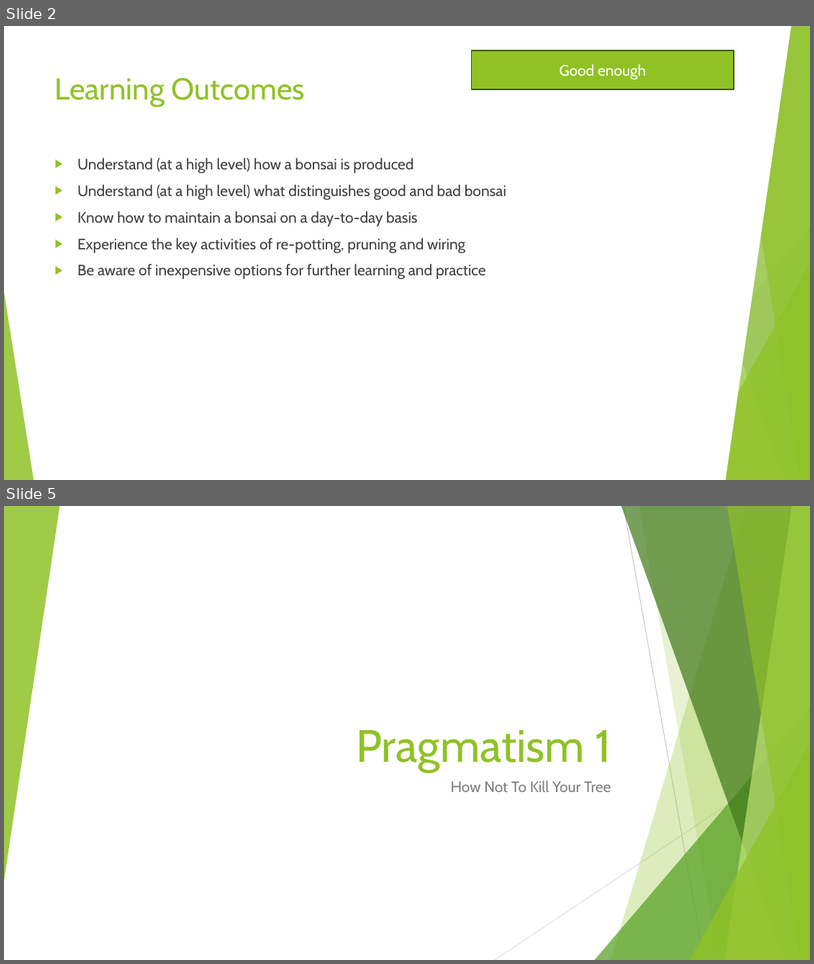
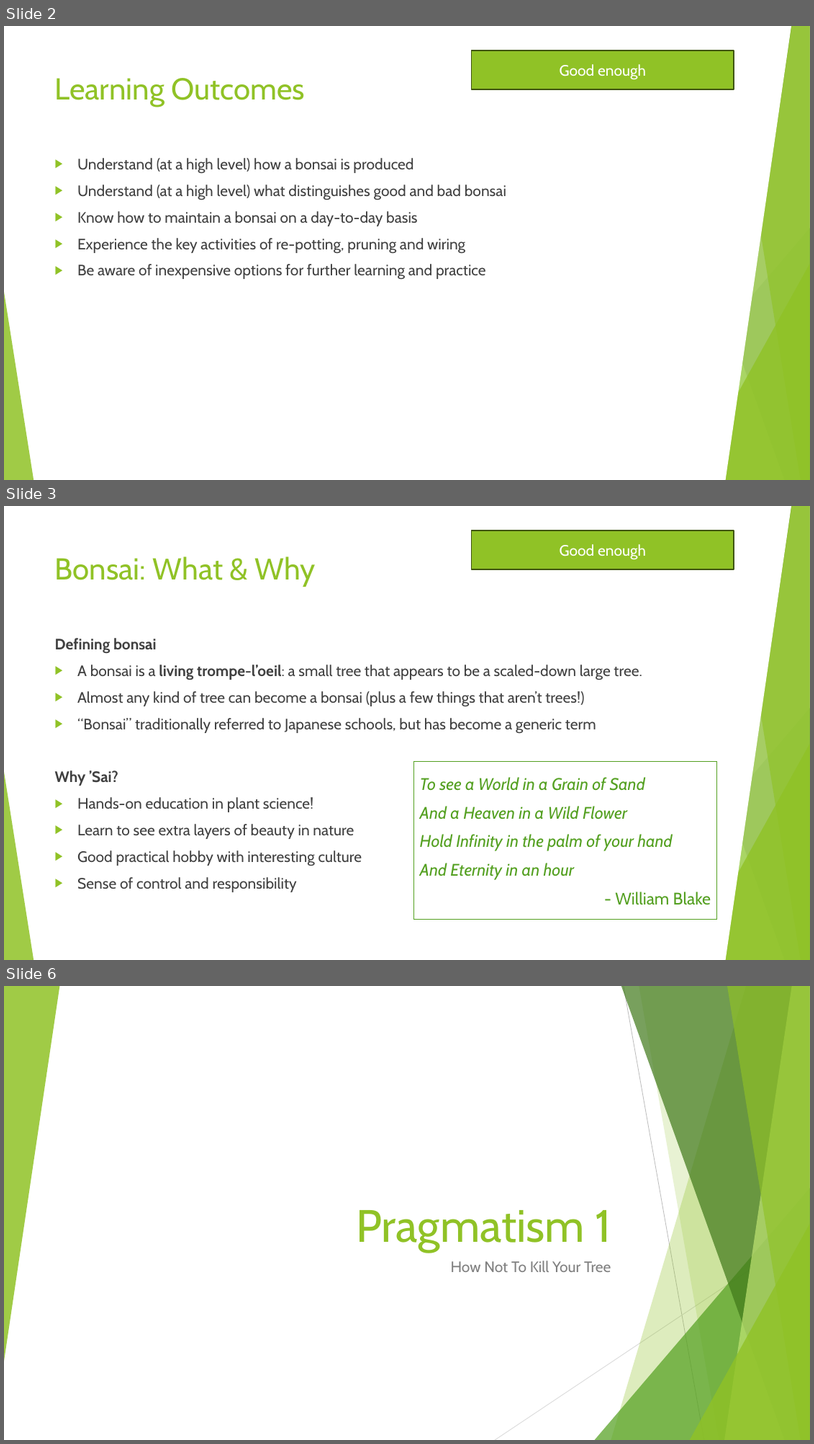
Before and after one commit to AlexLabram/Bonsai, a slide deck: WGCourse/Bonsai On A Budget (running).pptx. Shown one above the other, each under a label of ours: slides 2 and 5 before the commit, slides 2, 3 and 6 after it; the slides between them are not shown. The pictures are 814x964 and 814x1444 pixels, drawn with LibreOffice and Linux fonts; fonts in the diff are those of the drawing. Boxes give left, top, right and bottom in pixels: in the first picture for what was removed or moved away, otherwise in the second. Text is boxed around its words. In the diff, an @@ line names an element or a change of style, - is before the commit and + after.

Commit message:
Added "Bonsai: What & Why" slide

```diff
--- a/WGCourse/Bonsai On A Budget (running).pptx
+++ b/WGCourse/Bonsai On A Budget (running).pptx
@@ slide 3 added at bbox=[4, 506, 810, 960], background #FFFFFF; not listed: 10 template elements that a slide beside it also shows @@
@@ parallelogram added at bbox=[456, 506, 791, 960], fill #FFFFFF, outline #FFFFFF 1.5 pt @@
@@ rectangle added at bbox=[471, 530, 734, 569], fill #90C226, outline #3F5511 1.5 pt, 18 pt, text #FFFFFF @@
+Good enough
@@ title added at bbox=[55, 556, 316, 587], 36 pt, text #90C226 @@
+Bonsai: What & Why
@@ text added at bbox=[55, 638, 642, 892], 18 pt, text #404040 @@
+Defining bonsai
+▶ A bonsai is a living trompe-l’oeil: a small tree that appears to be a scaled-down large tree.
+▶ Almost any kind of tree can become a bonsai (plus a few things that aren’t trees!)
+▶ “Bonsai” traditionally referred to Japanese schools, but has become a generic term
+Why ’Sai?
+▶ Hands-on education in plant science!
+▶ Learn to see extra layers of beauty in nature
+▶ Good practical hobby with interesting culture
+▶ Sense of control and responsibility
@@ rectangle added at bbox=[414, 762, 718, 919], outline #54A021 0.75 pt, 20 pt, text #54A021, italic @@
+To see a World in a Grain of Sand
+And a Heaven in a Wild Flower
+Hold Infinity in the palm of your hand
+And Eternity in an hour
+- William Blake
@@ what was slide 5 is now slide 6 @@
```
Also in this commit, not shown: 2 slides changed.
